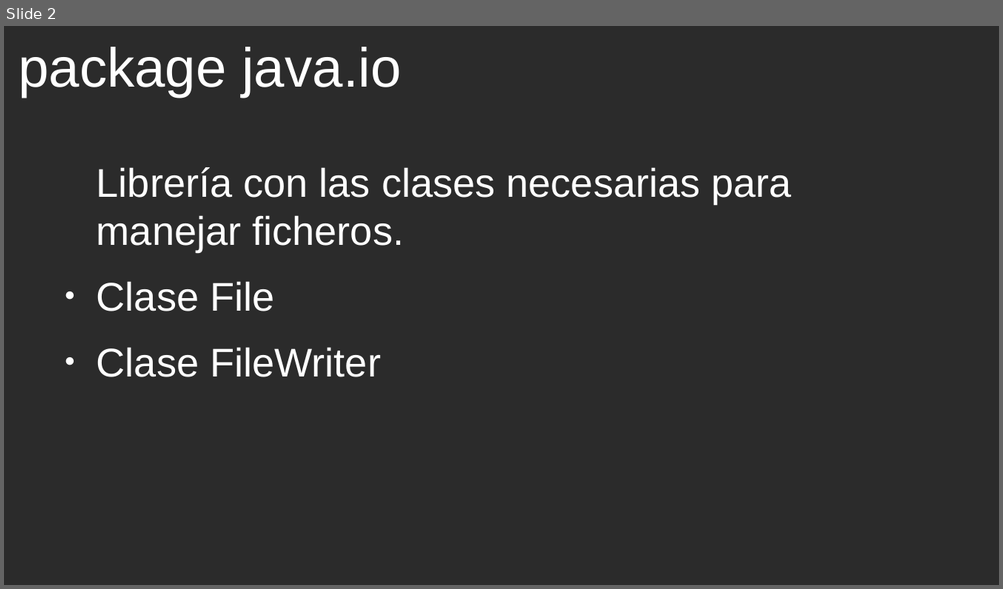
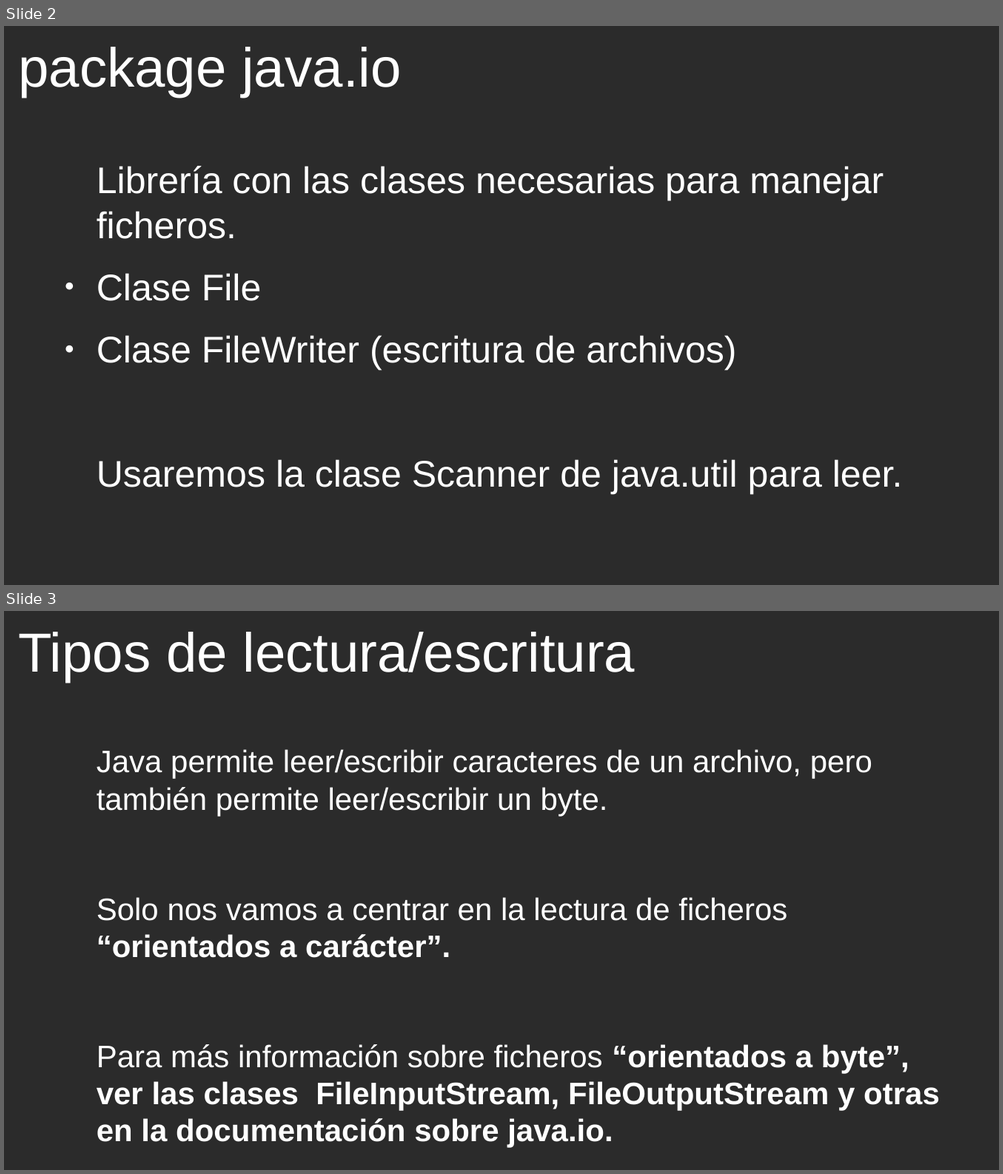
Before and after one commit to cmorenoruiz/ApuntesProgramacion, a slide deck: Unidad 11 Ficheros/Clase FileWriter Presentación para clase.odp. Shown one above the other, each under a label of ours: slide 2 before the commit, slides 2 and 3 after it. The pictures are 1003x589 and 1003x1174 pixels, drawn with LibreOffice and Linux fonts; fonts in the diff are those of the drawing; background and template pictures are left out; a plain dark background stands for a picture behind light text. Boxes give left, top, right and bottom in pixels: in the first picture for what was removed or moved away, otherwise in the second. Text is boxed around its words. In the diff, an @@ line names an element or a change of style, - is before the commit and + after.

Commit message:
Presentación con las diapositivas sobre métodos write y close

```diff
--- a/Unidad 11 Ficheros/Clase FileWriter Presentación para clase.odp
+++ b/Unidad 11 Ficheros/Clase FileWriter Presentación para clase.odp
@@ slide 3 added at [4, 611, 999, 1170], background picture (left out) @@
@@ title added at [18, 632, 635, 682], 44 pt, text #FFFFFF @@
+Tipos de lectura/escritura
@@ text added at [96, 749, 939, 1148], 24.8 pt, text #FFFFFF @@
+Java permite leer/escribir caracteres de un archivo, pero también permite leer/escribir un byte.
+Solo nos vamos a centrar en la lectura de ficheros “orientados a carácter”.
+Para más información sobre ficheros “orientados a byte”, ver las clases FileInputStream, FileOutputStream y otras en la documentación sobre java.io.
@@ slide 2 changed as well @@
@@ text at [96, 166, 883, 301]: size 32 to 29.6 pt in "Librería con las clases necesarias para manejar ...", "Clase File" @@
@@ text at [96, 335, 902, 494]: text changed; size 32 to 29.6 pt @@
-● Clase FileWriter
+● Clase FileWriter (escritura de archivos)
+Usaremos la clase Scanner de java.util para leer.
```
Also in this commit, not shown: 3 other slides changed, 7 other slides added, 2 slides removed.
